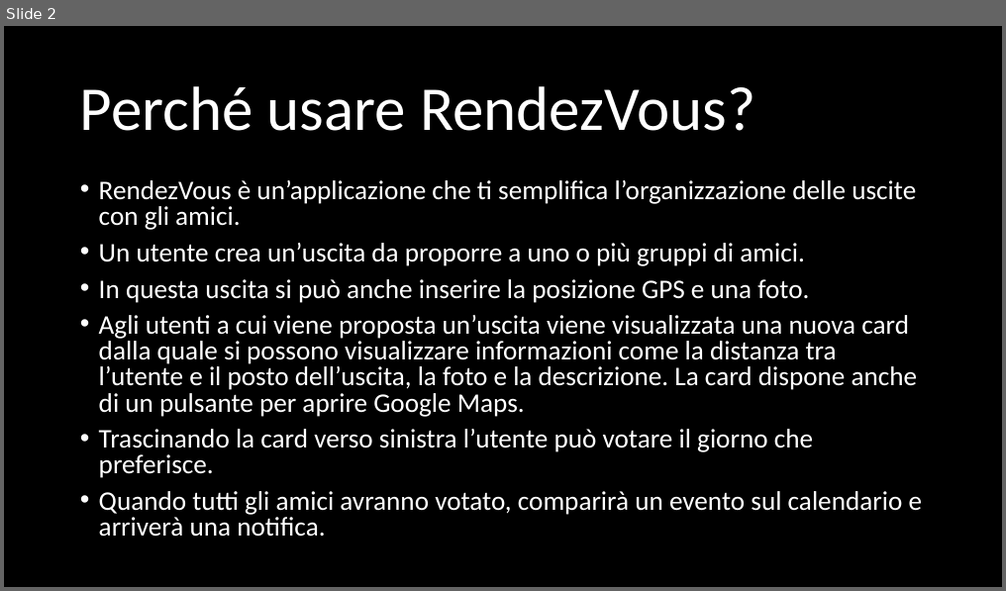
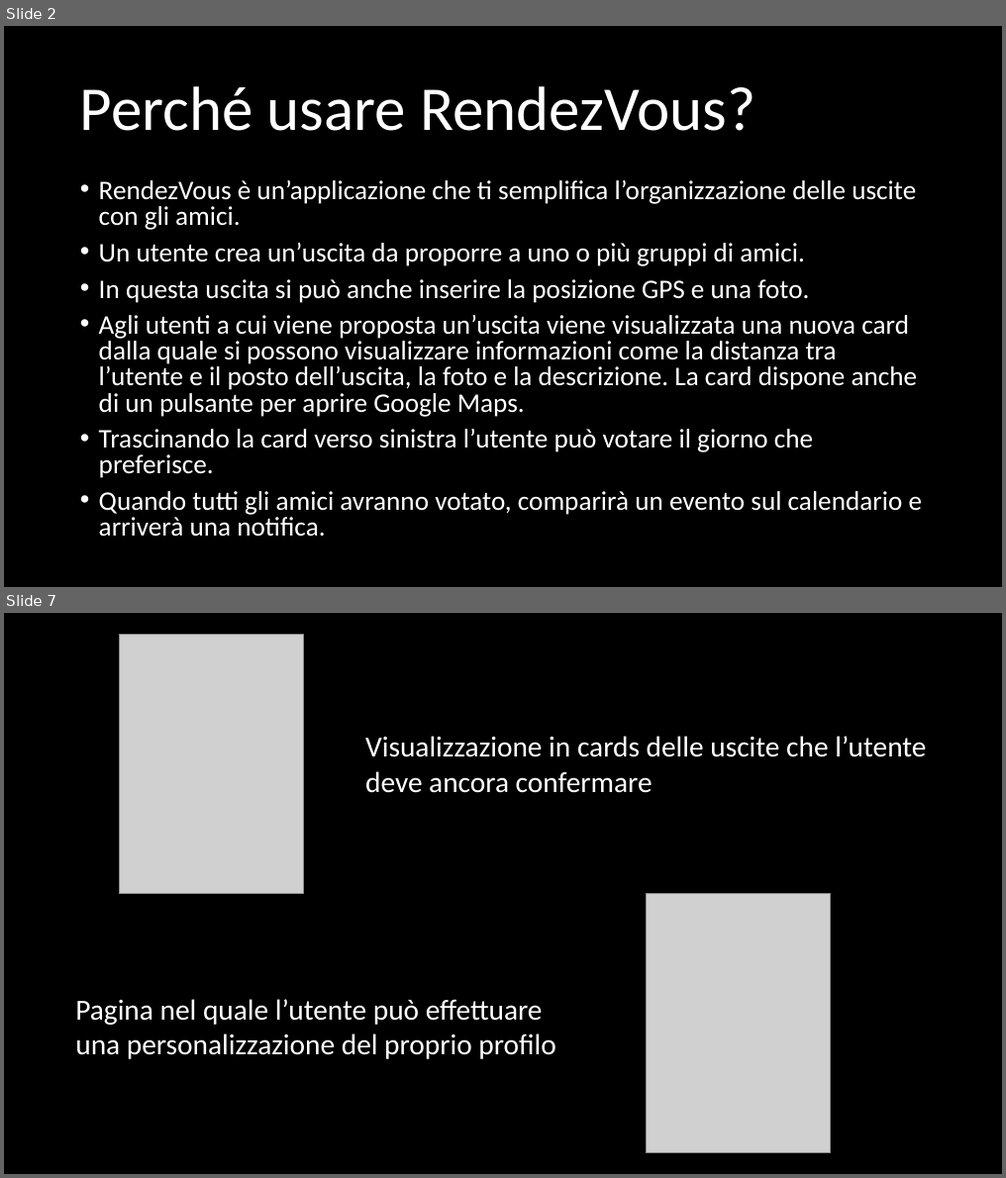
Before and after one commit to Sofy24/RendezVous, a slide deck: RendezVous.pptx. Shown one above the other, each under a label of ours: slide 2 before the commit, slides 2 and 7 after it; the slides between them are not shown. The pictures are 1006x591 and 1006x1178 pixels, drawn with LibreOffice and Linux fonts; fonts in the diff are those of the drawing; grey boxes stand for pictures; background and template pictures are left out. Boxes give left, top, right and bottom in pixels: in the first picture for what was removed or moved away, otherwise in the second. Text is boxed around its words. In the diff, an @@ line names an element or a change of style, - is before the commit and + after.

```diff
--- a/RendezVous.pptx
+++ b/RendezVous.pptx
@@ slide 7 added at (4,613,1002,1174), background picture (left out) @@
@@ picture added at (120,634,304,894) @@
@@ text added at (365,736,926,793), 28 pt, text #FFFFFF @@
+Visualizzazione in cards delle uscite che l’utente deve ancora confermare
@@ picture added at (647,894,831,1154) @@
@@ text added at (75,999,555,1059), 28 pt, text #FFFFFF @@
+Pagina nel quale l’utente può effettuare una personalizzazione del proprio profilo
```
Also in this commit, not shown: 1 slide changed, 4 other slides added.
